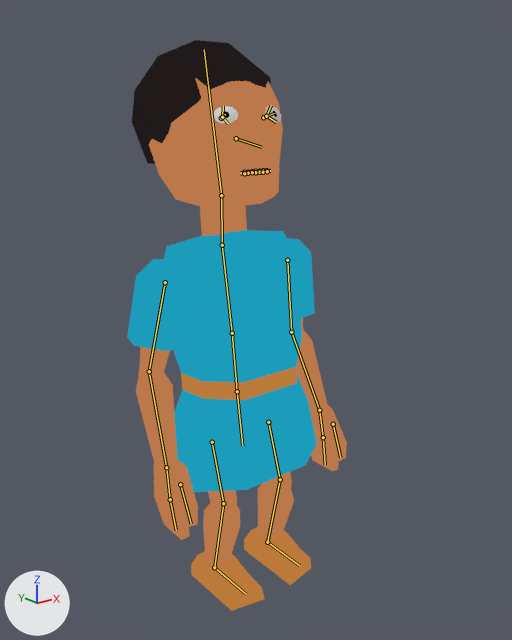
Renders of the Blender file characters/israelites.blend from each side of a commit.
Rendered twice from a 50 mm lens placed at (-0.746, -0.977, 0.902), pointed at (0.022, -0.016, 0.517). Arrows for +X, +Y and +Z are at lower left; the lights stay in place. Both versions are drawn at frame 0 of the action 'jump'; the numbers are the values there. The bones that bend it are drawn over the model as lines.

Names of what the first picture shows: 'Israelite'.
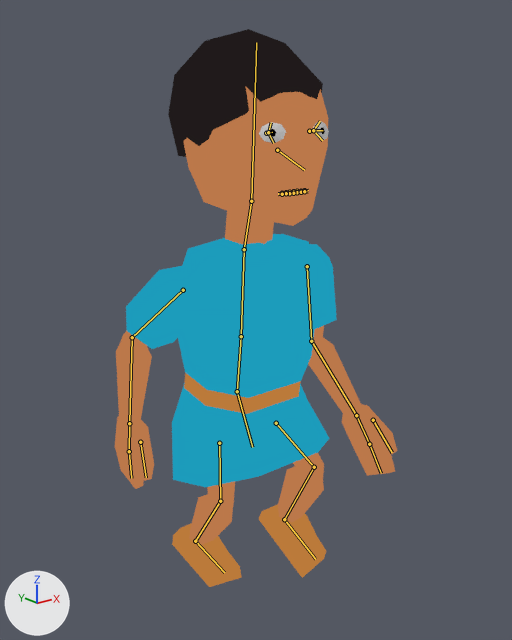
The change, as a list of edits to the scene's bpy script:
```text
Change bone_footctrl_l:
    where bone_footctrl_l = bpy.data.objects['ArmatureAnimated'].pose.bones['FootCtrl.L']  # child of 'HipCtrl'
    bone_footctrl_l.location: (-0.009, 0.0, 0.0) -> (-0.09, -0.053, 0.0)
    bone_footctrl_l.rotation_quaternion: (1.0, 0.0, 0.0, 0.0) -> (0.977, 0.0, 0.0, 0.215)  # degrees (0, 0, 0) -> degrees (0, 0, 25)
Change bone_footctrl_r:
    where bone_footctrl_r = bpy.data.objects['ArmatureAnimated'].pose.bones['FootCtrl.R']  # child of 'HipCtrl'
    bone_footctrl_r.location: (0.009, 0.0, 0.0) -> (0.035, 0.066, 0.0)
    bone_footctrl_r.rotation_quaternion: (1.0, 0.0, 0.0, 0.0) -> (0.996, 0.0, 0.0, -0.092)  # degrees (0, 0, 0) -> degrees (0, 0, -11)
Change bone_abdomen:
    where bone_abdomen = bpy.data.objects['ArmatureAnimated'].pose.bones['Abdomen']  # child of 'HipCtrl'
    bone_abdomen.rotation_quaternion: (1.0, 0.0, 0.0, 0.0) -> (0.989, -0.15, 0.0, 0.0)  # degrees (0, 0, 0) -> degrees (-17, 0, 0)
Change bone_waist:
    where bone_waist = bpy.data.objects['ArmatureAnimated'].pose.bones['Waist']  # child of 'HipCtrl'
    bone_waist.rotation_quaternion: (0.999, -0.035, 0.0, 0.0) -> (0.997, 0.082, 0.0, 0.0)  # degrees (-4, 0, 0) -> degrees (9, 0, 0)
Change bone_handctrl_l:
    where bone_handctrl_l = bpy.data.objects['ArmatureAnimated'].pose.bones['HandCtrl.L']  # child of 'ChestCtrl'
    bone_handctrl_l.location: (0.316, 0.0, -0.28) -> (0.278, -0.117, -0.281)
    bone_handctrl_l.rotation_quaternion: (0.742, 0.0, 0.671, 0.0) -> (0.68, 0.241, 0.641, -0.263)  # degrees (0, 84, 0) -> degrees (-9, 86, -50)
Change bone_handctrl_r:
    where bone_handctrl_r = bpy.data.objects['ArmatureAnimated'].pose.bones['HandCtrl.R']  # child of 'ChestCtrl'
    bone_handctrl_r.location: (-0.32, 0.0, -0.277) -> (-0.284, 0.11, -0.277)
```

Location of each change, (x1, y1, x2, y2) in pixels of the pictures (512 x 640 px):
'Israelite', posed (28% wider): before (127, 40, 347, 611); after (115, 29, 397, 587)
bone 'Abdomen', root to tip: before (237, 391) to (242, 445); after (237, 391) to (252, 447)
bone 'Waist', root to tip: before (237, 391) to (232, 333); after (237, 391) to (241, 336)
